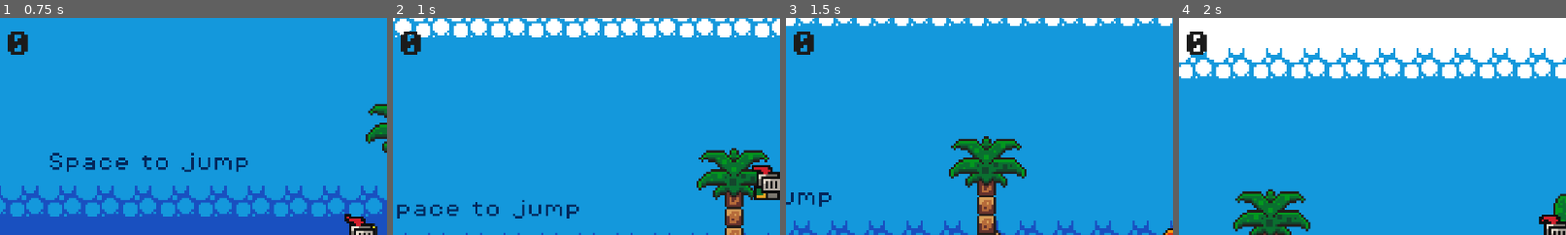
Above: before the commit, frames 1-4 (left to right).
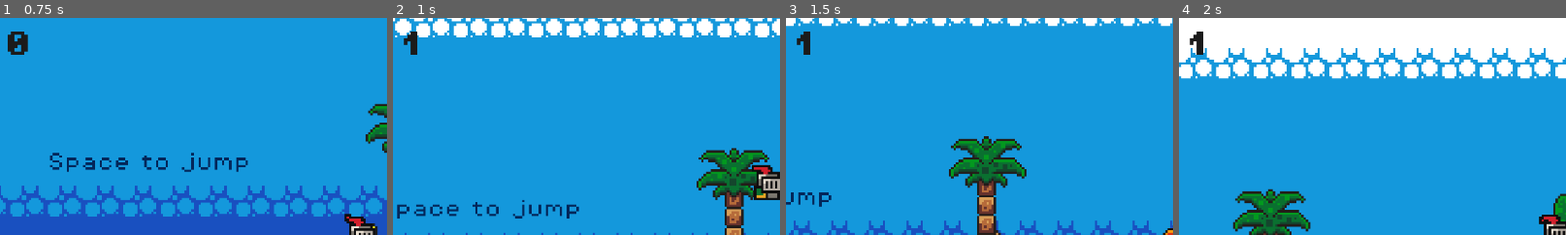
Above: after the commit, the same moments.

Repository: coligorm/Godot-101
Game: Godot game, scene res://scenes/levels/level1.tscn
Same seed, same stepped clock (60 frames per second), same inputs: the game is played once before the commit and once after it. Sound files missing from this copy of the repository are replaced by a short silence.
Inputs:
- Up to frame 1 (0.75 s): hold D (move_right) from 0.53 s (still down)
- Up to frame 2 (1 s): keep holding D (move_right); tap Space (jump) at 0.77 s
- Up to frame 3 (1.5 s): keep holding D (move_right)
- Up to frame 4 (2 s): keep holding D (move_right); tap Space (jump) at 1.52 s
The pictures show only the part of the screen within x 8-58%, y 0-50%; the shares and areas given below are measured in that part.

Frame 1 is identical in both runs. In frame 2, 0.4% of the frame differs, in the area x 2-8%, y 6-17%; in frame 3, 0.4%; in frame 4, 0.4%.

Commit message:
Fixed ScoreCounter Coin UI to display total_coins

Diff:
--- a/brackeys-first-2d-game/brackeys-first-2d-game/scripts/game_manager.gd
+++ b/brackeys-first-2d-game/brackeys-first-2d-game/scripts/game_manager.gd
@@ -13,6 +13,7 @@
 func add_point():
 	total_coins += 1
 	score_label.text = "You collected " + str(total_coins) + " out of " + str(score_goal) + " coins."
+	ui.text = str(total_coins)
 
 func _process(delta: float) -> void:
 	if total_coins >= score_goal:
